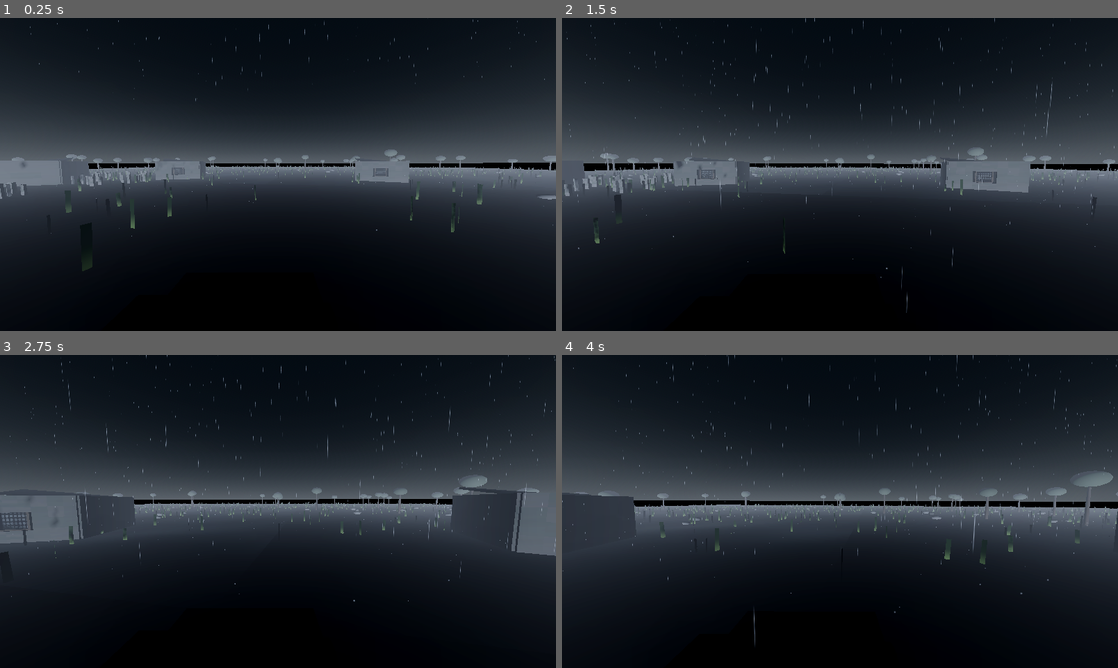
Above: before the commit, frames 1-4 (two rows, left to right).
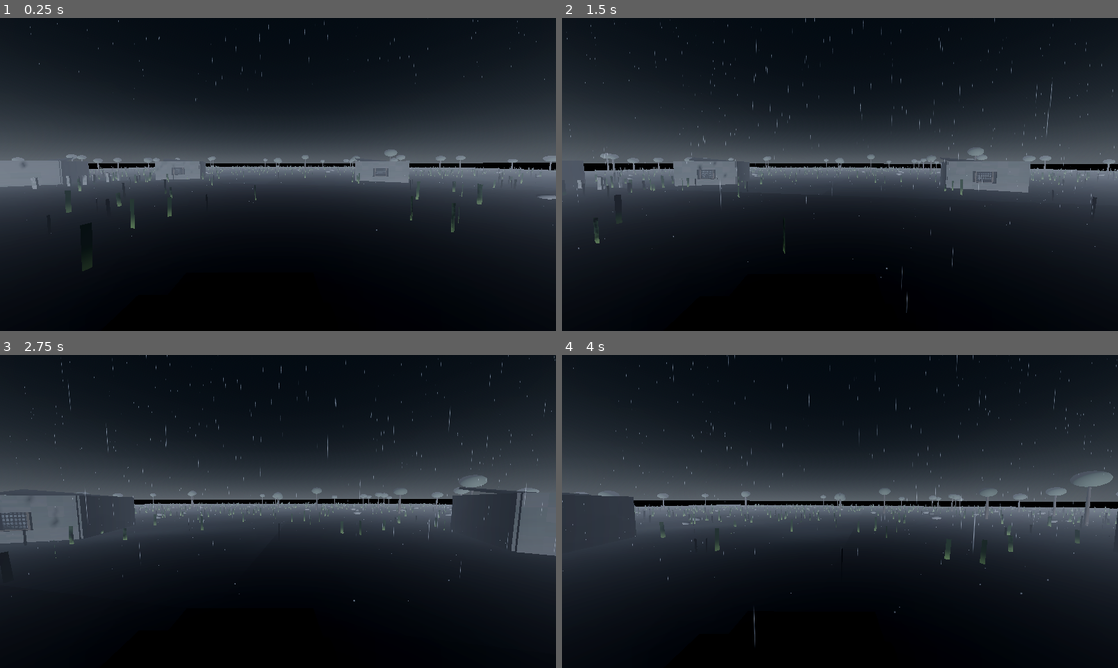
Above: after the commit, the same moments.

Repository: MehmetPeynirci/codename-redwhale
Game: Godot game, scene res://scenes/Main.tscn
Two runs of this game, one before a commit and one after it. Both use one fixed random seed, a clock stepped at 60 frames per second and the inputs below.
Inputs (mouse positions are in pixels of both pictures, inside the frame that each line leads up to):
- Up to frame 1 (0.25 s): no input
- Up to frame 2 (1.5 s): move the mouse to (867, 174) at 0.52 s; press the mouse at (867, 174) at 0.53 s; hold W (move_forward) from 0.53 s (still down); tap Space (move_jump) at 0.77 s; move the mouse to (812, 174) at 1.27 s; release the mouse at (812, 174) at 1.28 s; tap E (interact) at 1.35 s
- Up to frame 3 (2.75 s): keep holding W (move_forward); tap Space (move_jump) at 1.52 s; move the mouse to (289, 505) at 2.02 s; hold Ctrl (move_crouch) from 2.03 s (still down)
- Up to frame 4 (4 s): keep holding W (move_forward); move the mouse to (834, 517) at 2.77 s; release Ctrl (move_crouch) at 2.78 s; tap Shift (move_sprint) at 2.85 s; click (834, 517) at 2.92 s; tap Space (move_jump) at 3.02, 3.77 s; move the mouse to (878, 514) at 3.52 s; press the mouse at (878, 514) at 3.53 s

The runs differ from the first frame. In frame 1, 0.3% of the frame differs, in the area x 0-27%, y 48-58%; in frame 2, 0.3%, in the area x 0-22%, y 45-57%; in frame 3, less than 0.1%; in frame 4, nothing differs.

Commit message:
Reduce gravestone density and cemetery spread

Diff:
--- a/scripts/village_generator.gd
+++ b/scripts/village_generator.gd
@@ -1,6 +1,6 @@
 extends Node3D
 
-@export var grave_count: int = 150
+@export var grave_count: int = 48
 @export var village_radius: float = 90.0
 @export var tree_count: int = 78
 @export var grass_count: int = 2200
@@ -212,7 +212,7 @@
 	mm.mesh = grave_mesh
 
 	for i in range(grave_count):
-		var local_pos: Vector3 = Vector3(randf_range(-12.0, 12.0), 0.52, randf_range(-18.0, 18.0))
+		var local_pos: Vector3 = Vector3(randf_range(-8.0, 8.0), 0.52, randf_range(-12.0, 12.0))
 		var basis: Basis = Basis.from_euler(Vector3(0.0, randf_range(-0.35, 0.35), randf_range(-0.05, 0.08)))
 		var xform: Transform3D = Transform3D(basis, local_pos)
 		xform = xform.scaled_local(Vector3(randf_range(0.9, 1.2), randf_range(0.75, 1.35), 1.0))
